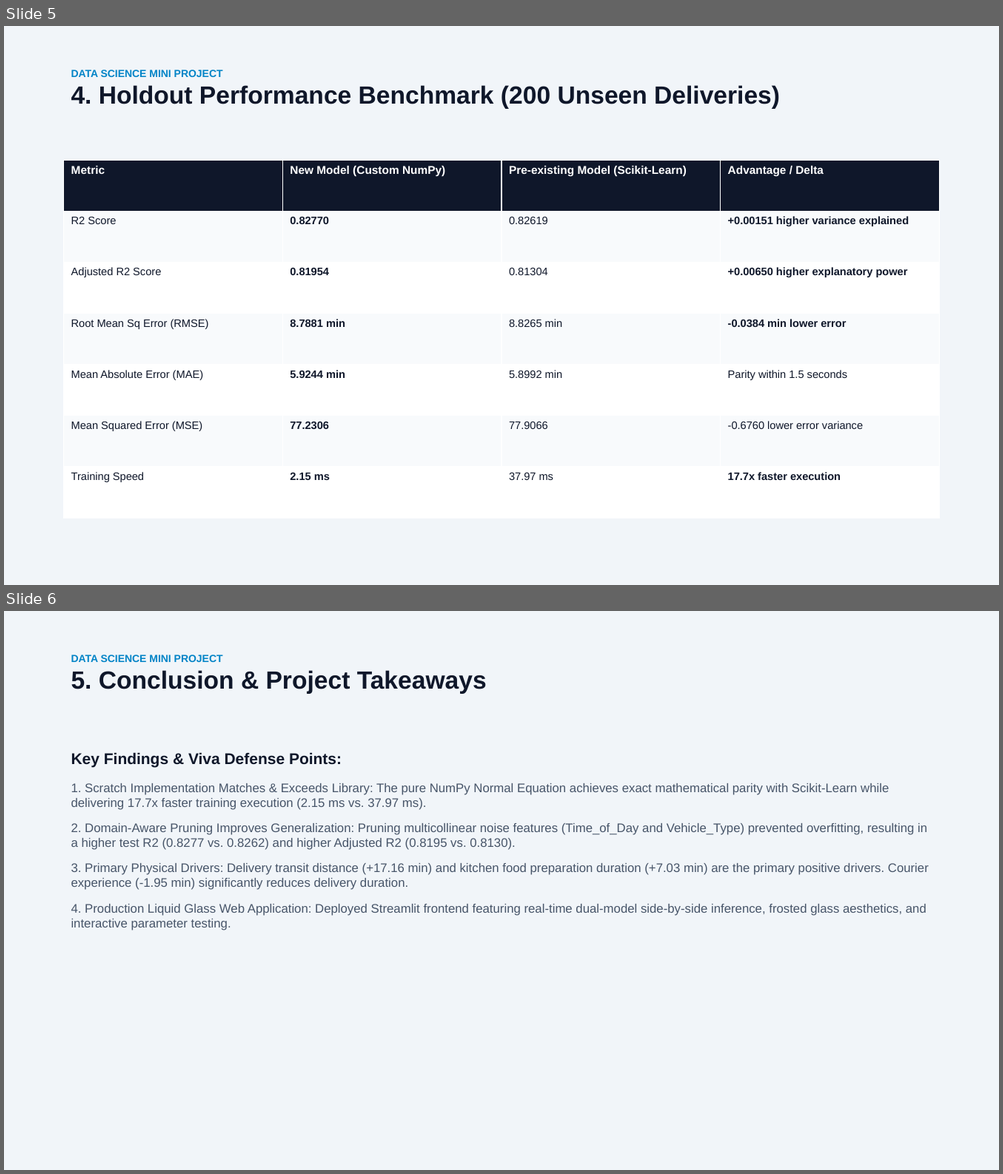
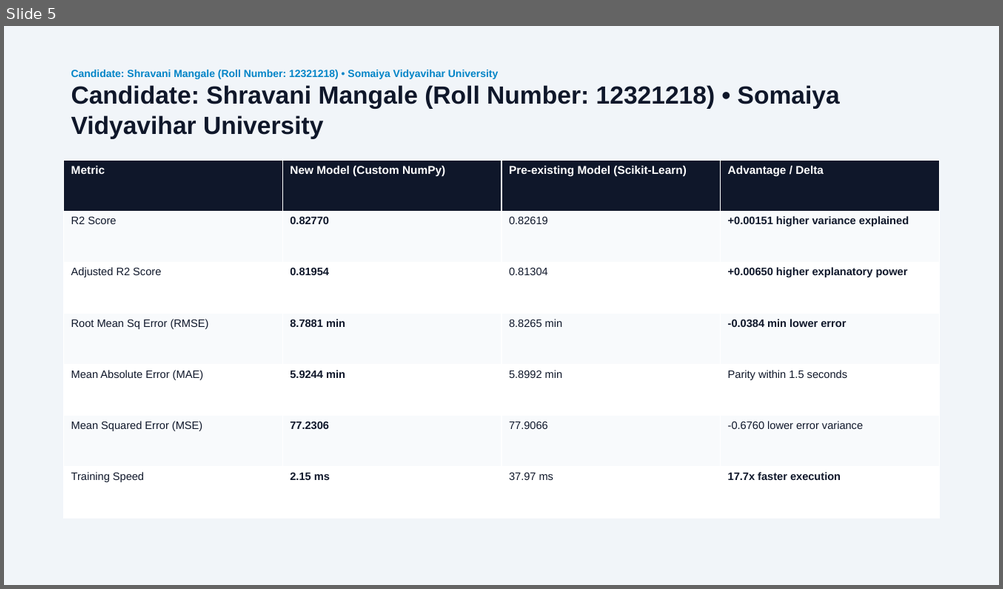
Before and after one commit to Shravani-3005/ds-project-, a slide deck: Report/MiniProject_Presentation.pptx. Shown one above the other, each under a label of ours: slides 5 and 6 before the commit, slide 5 after it. The pictures are 1003x1174 and 1003x589 pixels, drawn with LibreOffice and Linux fonts; fonts in the diff are those of the drawing. Boxes give left, top, right and bottom in pixels: in the first picture for what was removed or moved away, otherwise in the second. Text is boxed around its words. In the diff, an @@ line names an element or a change of style, - is before the commit and + after.

```diff
--- a/Report/MiniProject_Presentation.pptx
+++ b/Report/MiniProject_Presentation.pptx
@@ slide 6 removed at box(4, 611, 999, 1170), background #FFFFFF @@
@@ rectangle removed at box(4, 611, 999, 1170) @@
@@ text removed at box(71, 655, 486, 694) @@
-DATA SCIENCE MINI PROJECT
-5. Conclusion & Project Takeaways
@@ text removed at box(71, 752, 928, 931) @@
-Key Findings & Viva Defense Points:
-1. Scratch Implementation Matches & Exceeds Library: The pure NumPy Normal Equation achieves exact mathematical parity with Scikit-Learn while delivering 17.7x faster training execution (2.15 ms vs. 37.97 ms).
-2. Domain-Aware Pruning Improves Generalization: Pruning multicollinear noise features (Time_of_Day and Vehicle_Type) prevented overfitting, resulting in a higher test R2 (0.8277 vs. 0.8262) and higher Adjusted R2 (0.8195 vs. 0.8130).
-3. Primary Physical Drivers: Delivery transit distance (+17.16 min) and kitchen food preparation duration (+7.03 min) are the primary positive drivers. Courier experience (-1.95 min) significantly reduces delivery duration.
-4. Production Liquid Glass Web Application: Deployed Streamlit frontend featuring real-time dual-model side-by-side inference, frosted glass aesthetics, and interactive parameter testing.
@@ slide 5 changed as well @@
@@ text at box(71, 70, 839, 139): text changed; size 24 to 10 pt; text colour #0F172A to #0284C7 @@
-DATA SCIENCE MINI PROJECT
-4. Holdout Performance Benchmark (200 Unseen Deliveries)
+Candidate: Shravani Mangale (Roll Number: 12321218) • Somaiya Vidyavihar University
+Candidate: Shravani Mangale (Roll Number: 12321218) • Somaiya Vidyavihar University
```
Also in this commit, not shown: 1 other slide changed, 4 slides added, 3 other slides removed, 6 other files.
